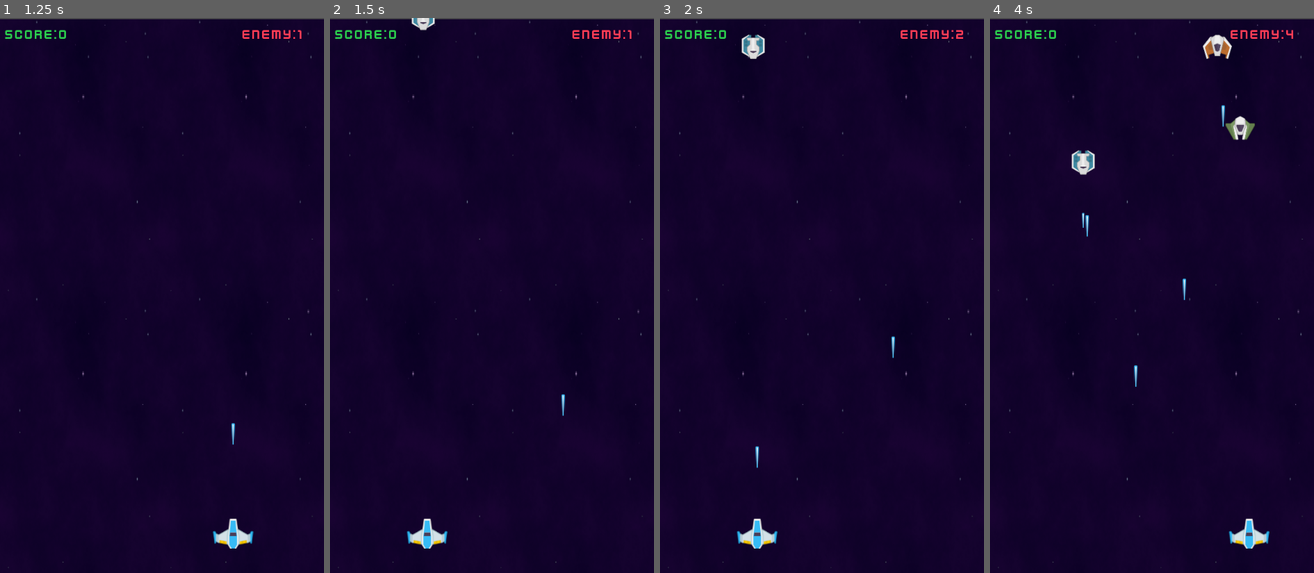
Above: before the commit, frames 1-4 (left to right).
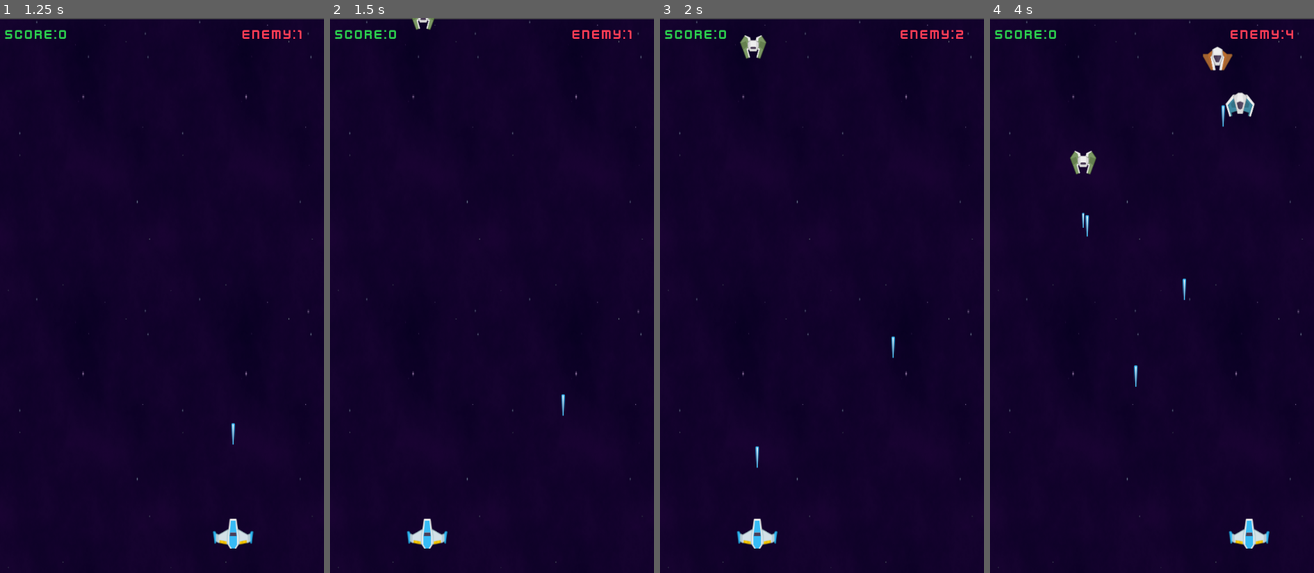
Above: after the commit, the same moments.

Repository: lzhphantom/SpaceGame
Game: Godot game, scene res://main.tscn
Same seed, same stepped clock (60 frames per second), same inputs: the game is played once before the commit and once after it.
Inputs (mouse positions are in pixels of both pictures, inside the frame that each line leads up to):
- Up to frame 1 (1.25 s): tap Enter (ui_accept) at 0.5, 0.77, 0.8, 1.07 s; move the mouse to (233, 267) at 0.52 s; click (233, 267) at 0.6 s
- Up to frame 2 (1.5 s): move the mouse to (427, 323) at 1.27 s; tap Enter (ui_accept) at 1.35 s
- Up to frame 3 (2 s): tap Enter (ui_accept) at 1.52, 1.82 s; click (757, 323) at 1.55 s
- Up to frame 4 (4 s): move the mouse to (1184, 173) at 2.02 s; click (1184, 173) at 2.1 s; tap Enter (ui_accept) at 2.3, 3.02, 3.32, 3.6, 3.77 s; move the mouse to (1135, 406) at 2.77 s; click (1135, 406) at 2.85 s; move the mouse to (1249, 378) at 3.52 s

Frame 1 is identical in both runs. In frame 2, 0.1% of the frame differs, in the area x 25-33%, y 0-3%; in frame 3, 0.2%; in frame 4, 1.2%, in the area x 24-82%, y 3-29%.

Commit message:
优化

Diff:
--- a/scripts/global/enemy_constants.gd
+++ b/scripts/global/enemy_constants.gd
@@ -42,9 +42,8 @@
 const ENEMY_LEVEL_GROUP:Array = [ENEMY_LEVEL_1,ENEMY_LEVEL_2,ENEMY_LEVEL_3,ENEMY_LEVEL_4,ENEMY_LEVEL_5]
 var random_generator = RandomNumberGenerator.new()
 func _ready():
-	pass
+	random_generator.randomize()
 func get_enemy_level() -> Dictionary:
-	random_generator.set_seed(Time.get_unix_time_from_system())
 	var index = random_generator.randi_range(0,ENEMY_LEVEL_GROUP.size()-1)
 	var index2 = random_generator.randi_range(0,ENEMY_LEVEL_GROUP[index].size()-1)
 	return ENEMY_LEVEL_GROUP[index][index2]
--- a/scripts/global/enemy_object_pool.gd
+++ b/scripts/global/enemy_object_pool.gd
@@ -7,16 +7,19 @@
 func _ready():
 	pass
 
-func add_enemy(enemy_instantiate: Enemy):
+func add_enemy(enemy_instantiate: Enemy) -> void:
 	enemy_pool.append(enemy_instantiate)
 
 func check_enemy_pool() -> bool:
 	if can_alive_enemy != -1:
 		return true
 	for i in range(enemy_pool.size()):
-		if enemy_pool[i] != null and enemy_pool[i].health_component.deaded:
-			can_alive_enemy = i
-			return true
+		if enemy_pool[i] != null:
+			if enemy_pool[i] is Enemy:
+				var enemy = enemy_pool[i] as Enemy
+				if enemy.health_component.deaded:
+					can_alive_enemy = i
+					return true
 	return false
 
 func reborn_enemy() -> Enemy:
--- a/scripts/global/game_state.gd
+++ b/scripts/global/game_state.gd
@@ -5,18 +5,18 @@
 var enemy_count = 0
 
 
-func reset_valuse():
+func reset_valuse() -> void:
 	score = 0
 	is_game_over = false
 	enemy_count = 0
 
-func increase_score(increase_amount):
+func increase_score(increase_amount) -> void:
 	score += increase_amount
 
-func reduce_enemy(number):
+func reduce_enemy(number) -> void:
 	enemy_count -= number
 	if enemy_count < 0 :
 		enemy_count = 0
 
-func increase_enemy(number):
+func increase_enemy(number) -> void:
 	enemy_count += number
--- a/scripts/global/laser_object_pool.gd
+++ b/scripts/global/laser_object_pool.gd
@@ -3,7 +3,7 @@
 var laser_pool = []
 var can_alive_laser = -1
 
-func add_laser_pool(laser:Laser):
+func add_laser_pool(laser:Laser) -> void:
 	laser_pool.append(laser)
 
 func check_laser_pool() -> bool:
--- a/scripts/global/laser_upgrade_object_pool.gd
+++ b/scripts/global/laser_upgrade_object_pool.gd
@@ -3,22 +3,27 @@
 var laser_upgrade_pool = []
 var can_alive_laser = -1
 
-func add_laser_upgrade_pool(laser_upgrade):
+func add_laser_upgrade_pool(laser_upgrade: LaserUpgrade) -> void:
 	laser_upgrade_pool.append(laser_upgrade)
 
-func check_laser_upgrade_pool():
+func check_laser_upgrade_pool() -> bool:
 	if can_alive_laser !=-1:
 		return true
 	for i in range(laser_upgrade_pool.size()):
-		if laser_upgrade_pool[i] != null and laser_upgrade_pool[i].deaded:
-			pass
+		if laser_upgrade_pool[i] != null:
+			if laser_upgrade_pool[i] is LaserUpgrade:
+				var laser_upgrade = laser_upgrade_pool[i] as LaserUpgrade
+				if laser_upgrade.deaded:
+					can_alive_laser = i
+					return true
+	return false
 
-func reborn_laser_upgrade():
+func reborn_laser_upgrade() -> LaserUpgrade:
 	var result = laser_upgrade_pool[can_alive_laser]
 	can_alive_laser = -1
 	return result
 
-func remove_laser_upgrade(laser):
+func remove_laser_upgrade(laser) -> void:
 	var laser_index = laser_upgrade_pool.find(laser)
 	if laser_index != -1:
 		laser_upgrade_pool.remove_at(laser_index)
--- a/scripts/sched/EnemySpawner.gd
+++ b/scripts/sched/EnemySpawner.gd
@@ -4,9 +4,9 @@
 @export var enemy_tscn: PackedScene
 
 # every 1 sec -> spawn new enemy
-func spawn_enemy_ship():
+func spawn_enemy_ship() -> void:
 	var dict = EnemyConstants.get_enemy_level()
-	print_debug(dict)
+#	print_debug(dict)
 	var new_enemy: Enemy
 	if EnemyObjectPool.check_enemy_pool():
 		new_enemy = EnemyObjectPool.reborn_enemy()
